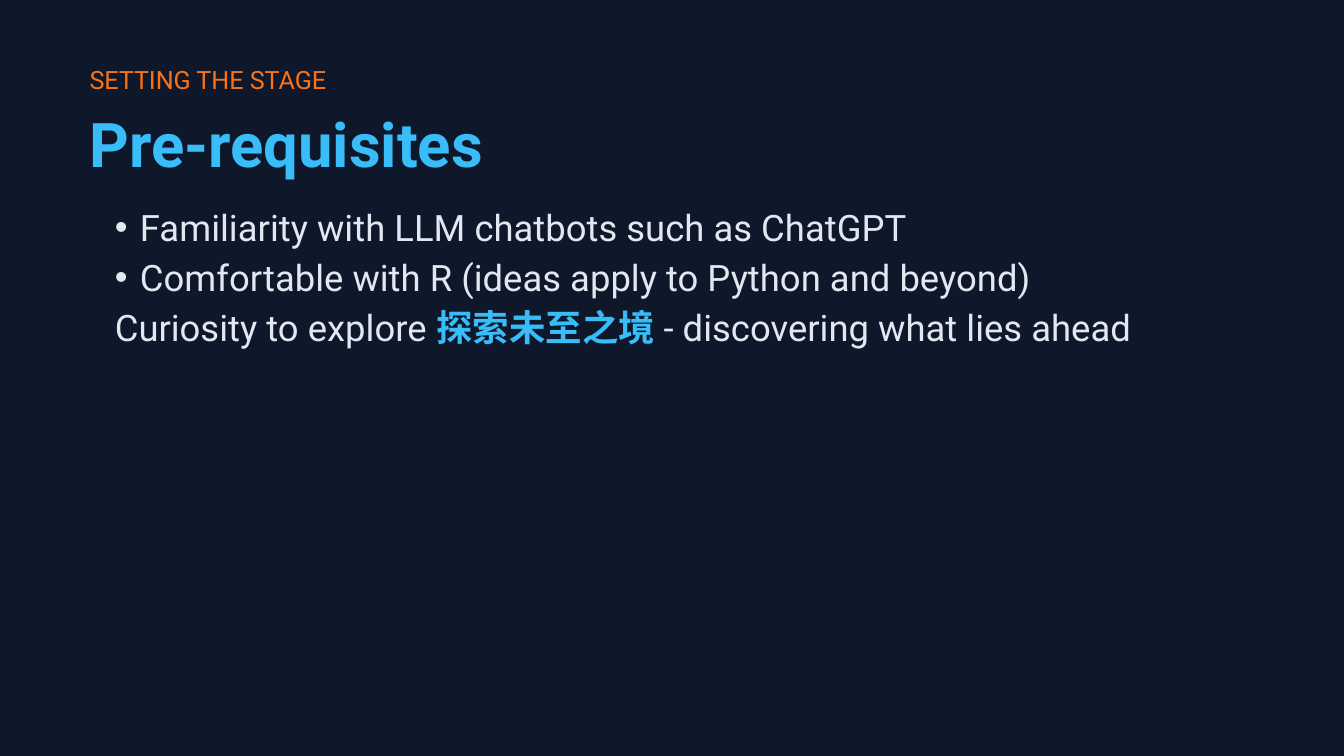
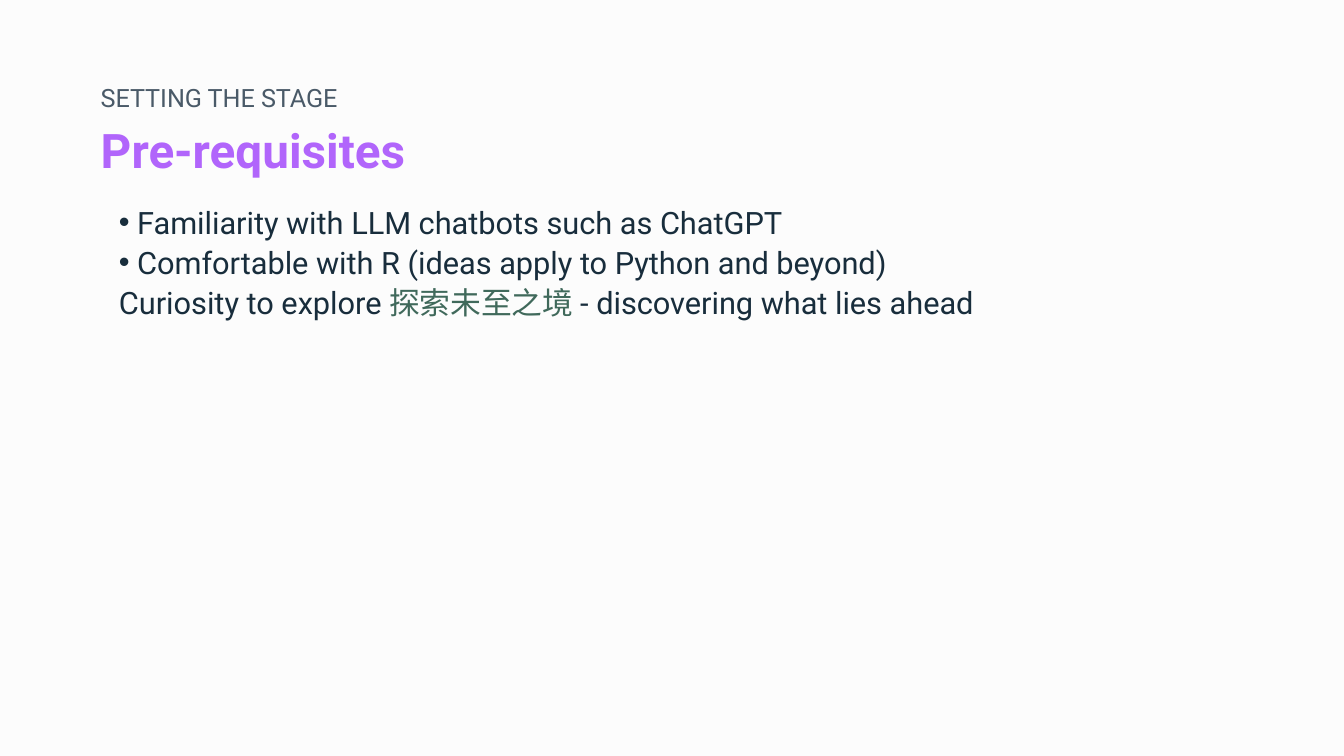
Before and after one commit to shanelindsay/agentic-r, a slide deck: slide 3 of slides-new/Agentic-AI-Agent-Talk.pptx. Drawn at 1344x756 pixels with LibreOffice and Linux fonts; fonts in the diff are those of the drawing. Boxes give left, top, right and bottom in pixels: in the first picture for what was removed or moved away, otherwise in the second. Text is boxed around its words. In the diff, an @@ line names an element or a change of style, - is before the commit and + after.

```diff
--- a/slides-new/Agentic-AI-Agent-Talk.pptx
+++ b/slides-new/Agentic-AI-Agent-Talk.pptx
@@ background #0F172A to #FCFCFC @@
@@ text "SETTING THE STAGE": place and size @@
-text "SETTING THE STAGE" at [90,71,326,90]
+text "SETTING THE STAGE" at [101,89,337,108]
@@ text "SETTING THE STAGE" at [101,89,337,108]: text colour #F97316 to #4A5A68; line spacing 19.2pt to 18.2pt @@
@@ text "Pre-requisites": place and size @@
-text "Pre-requisites" at [90,121,483,180]
+text "Pre-requisites" at [101,133,405,178]
@@ text "Pre-requisites" at [101,133,405,178]: size 33 to 25.5 pt, text colour #38BDF8 to #B165FB @@
@@ text "Familiarity with LLM chatbots such ..." at [119,211,974,321]: size 19.5 to 16.5 pt, text colour #E2E8F0 to #182D3C; text colour #38BDF8 to #40695B, bold off in "探索未至之境"; indent changed; line spacing 26.9pt to 21.4pt @@
```
Also in this commit, not shown: 20 other slides changed, 52 other files.
